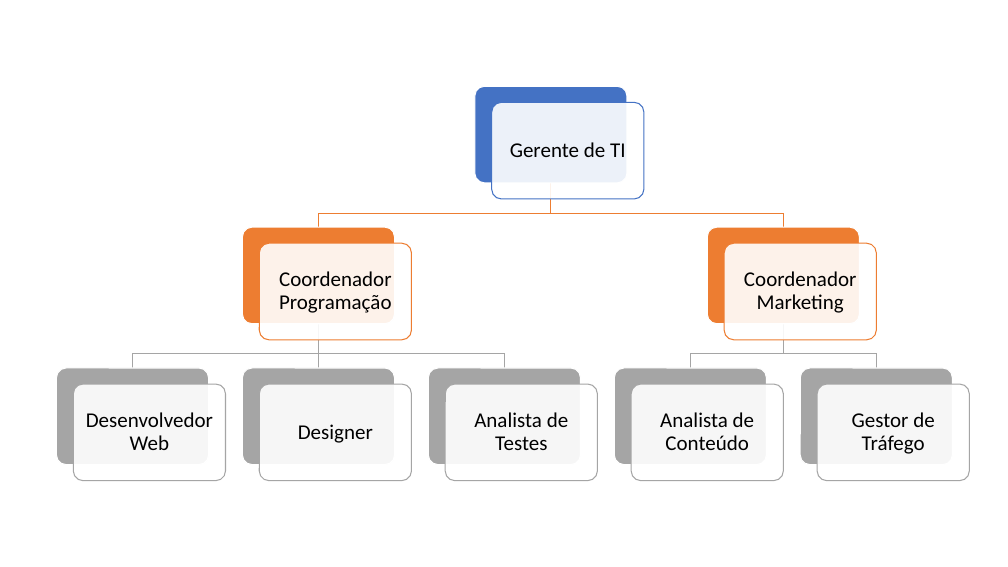
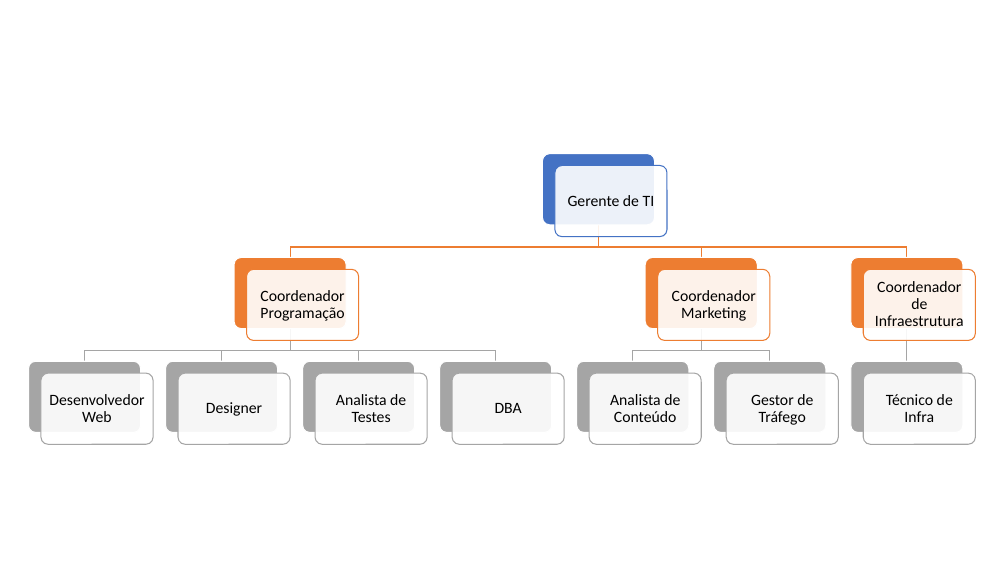
Before and after one commit to marlonandrei/desenvolvedor-web-fullstack-senai, a slide deck: slide 1 of UC9/SA2 - Atividade 3 - Organização do Trabalho - Galeria/Estrutura Organizacional.pptx. Drawn at 1008x567 pixels with LibreOffice and Linux fonts; fonts in the diff are those of the drawing. Boxes give left, top, right and bottom in pixels: in the first picture for what was removed or moved away, otherwise in the second. Text is boxed around its words. In the diff, an @@ line names an element or a change of style, - is before the commit and + after.

```diff
--- a/UC9/SA2 - Atividade 3 - Organização do Trabalho - Galeria/Estrutura Organizacional.pptx
+++ b/UC9/SA2 - Atividade 3 - Organização do Trabalho - Galeria/Estrutura Organizacional.pptx
@@ rounded rectangle: place and size @@
-rounded rectangle at <box>475,86,627,183</box>
+rounded rectangle at <box>543,154,655,225</box>
@@ rounded rectangle: place and size @@
-rounded rectangle at <box>492,102,644,199</box>
+rounded rectangle at <box>555,166,667,237</box>
@@ text "Gerente de TI": place and size @@
-text "Gerente de TI" at <box>510,142,626,157</box>
+text "Gerente de TI" at <box>568,195,655,206</box>
@@ freeform shape: place and size @@
-freeform shape at <box>318,183,551,228</box>
+freeform shape at <box>290,225,599,257</box>
@@ freeform shape: place and size @@
-freeform shape at <box>551,183,783,228</box>
+freeform shape at <box>599,225,702,257</box>
@@ rounded rectangle: place and size @@
-rounded rectangle at <box>243,227,395,324</box>
+rounded rectangle at <box>234,258,346,329</box>
@@ rounded rectangle: place and size @@
-rounded rectangle at <box>259,243,411,340</box>
+rounded rectangle at <box>247,269,358,340</box>
@@ rounded rectangle: place and size @@
-rounded rectangle at <box>708,227,860,324</box>
+rounded rectangle at <box>645,258,757,329</box>
@@ rounded rectangle: place and size @@
-rounded rectangle at <box>724,243,876,340</box>
+rounded rectangle at <box>658,269,770,340</box>
@@ text "Coordenador Programação": place and size @@
-text "Coordenador Programação" at <box>279,271,392,313</box>
+text "Coordenador Programação" at <box>260,290,344,321</box>
@@ text "Coordenador Marketing": place and size @@
-text "Coordenador Marketing" at <box>744,271,857,313</box>
+text "Coordenador Marketing" at <box>672,290,756,321</box>
@@ freeform shape: place and size @@
-freeform shape at <box>132,324,318,368</box>
+freeform shape at <box>85,329,290,361</box>
@@ freeform shape: place and size @@
-freeform shape at <box>318,324,504,368</box>
+freeform shape at <box>290,329,496,361</box>
@@ freeform shape: place and size @@
-freeform shape at <box>315,324,322,368</box>
+freeform shape at <box>290,329,359,361</box>
@@ freeform shape: place and size @@
-freeform shape at <box>783,324,876,368</box>
+freeform shape at <box>633,329,702,361</box>
@@ freeform shape: place and size @@
-freeform shape at <box>690,324,783,368</box>
+freeform shape at <box>702,329,771,361</box>
@@ rounded rectangle: place and size @@
-rounded rectangle at <box>57,368,209,465</box>
+rounded rectangle at <box>29,361,141,433</box>
@@ rounded rectangle: place and size @@
-rounded rectangle at <box>73,384,225,481</box>
+rounded rectangle at <box>41,374,153,445</box>
@@ text "Desenvolvedor Web": place and size @@
-text "Desenvolvedor Web" at <box>86,412,213,450</box>
+text "Desenvolvedor Web" at <box>49,394,144,422</box>
@@ text "Designer": place and size @@
-text "Designer" at <box>298,424,373,443</box>
+text "Designer" at <box>206,402,262,416</box>
@@ rounded rectangle: place and size @@
-rounded rectangle at <box>243,368,395,465</box>
+rounded rectangle at <box>302,361,414,433</box>
@@ rounded rectangle: place and size @@
-rounded rectangle at <box>259,384,411,481</box>
+rounded rectangle at <box>315,374,427,445</box>
@@ size 20 to 15 pt; less space between paragraphs in 8 elements at <box>260,290,344,321</box>, <box>49,394,144,422</box>, <box>610,394,680,422</box>, <box>672,290,756,321</box>, <box>568,195,655,206</box>, <box>206,402,262,416</box>, <box>751,394,813,425</box>, <box>336,394,406,422</box> @@
@@ text "Analista de Testes": place and size @@
-text "Analista de Testes" at <box>474,412,568,450</box>
+text "Analista de Testes" at <box>336,394,406,422</box>
@@ rounded rectangle: place and size @@
-rounded rectangle at <box>429,368,581,465</box>
+rounded rectangle at <box>440,361,552,433</box>
@@ rounded rectangle: place and size @@
-rounded rectangle at <box>445,384,597,481</box>
+rounded rectangle at <box>452,374,564,445</box>
@@ rounded rectangle: place and size @@
-rounded rectangle at <box>615,368,767,465</box>
+rounded rectangle at <box>577,361,689,433</box>
@@ rounded rectangle: place and size @@
-rounded rectangle at <box>631,384,783,481</box>
+rounded rectangle at <box>589,374,701,445</box>
@@ text "Analista de Conteúdo": place and size @@
-text "Analista de Conteúdo" at <box>660,412,754,450</box>
+text "Analista de Conteúdo" at <box>610,394,680,422</box>
@@ text "Gestor de Tráfego": place and size @@
-text "Gestor de Tráfego" at <box>852,412,934,454</box>
+text "Gestor de Tráfego" at <box>751,394,813,425</box>
@@ rounded rectangle: place and size @@
-rounded rectangle at <box>801,368,953,465</box>
+rounded rectangle at <box>851,361,963,433</box>
@@ rounded rectangle: place and size @@
-rounded rectangle at <box>817,384,969,481</box>
+rounded rectangle at <box>864,374,975,445</box>
@@ group added at <box>166,225,975,445</box>: 6 rounded rectangles, 3 freeform shapes, 3 texts @@
+DBA
+Coordenador de Infraestrutura
+Técnico de Infra
```
Also in this commit, not shown: 3 other files.
